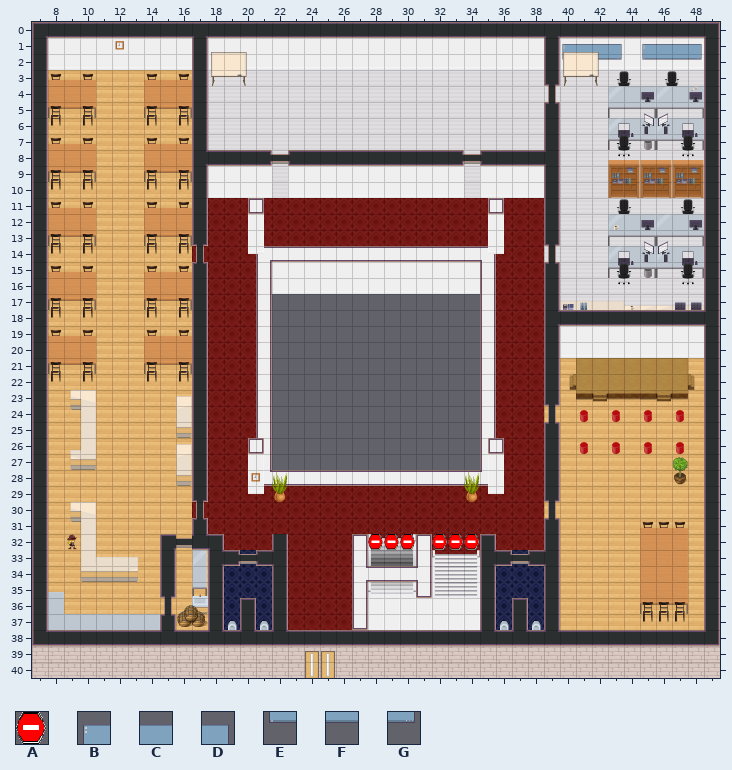
Tiled map -- office.tmx. Above, as it was before the edit.
Cells are 32x32 px. Shown: x 7..49, y 0..40.
Key: from "Chairs": A 8; from "WA_Miscellaneous": B 40, C 41, D 42, E 50, F 51, G 52.
_ is an empty cell, # one hidden under a higher layer.
Layers that did not change in this view are not listed.
Layer "StopSign" before, first column x 28:
24 __________
25 __________
26 __________
27 __________
28 __________
29 __________
30 __________
31 __________
32 AAA_AAA___
33 __________
34 __________
35 __________
Layer "Windows_Below" before, first column x 7:
0 ___________________________________________
1 _________________________________BCCD_BCCD_
2 _________________________________E#FG_EFFG_
3 ___________________________________________
4 ___________________________________________
5 ___________________________________________
Once edited:
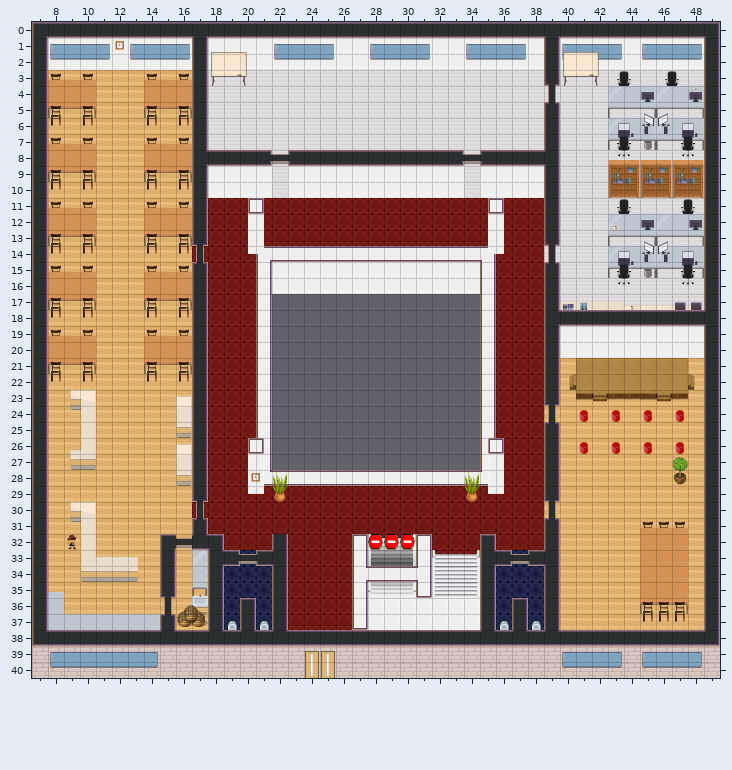
Tiles of an added or newly shown layer are drawn over the layers below it.
Edits made:
Changed rows in their new state; . is an unchanged cell.
Layer "StopSign":
first column x 32:
32 ___
Layer "Windows_Below":
first column x 8:
 1 BCCD.BCCD.....BCCD..BCCD..BCCD
 2 EFFG.EFFG.....EFFG..EFFG..EFFG
Layer "Windows_Above" (added):
first column x 8:
39 BCCCCCD.........................BCCD.BCCD
40 EFFFFFG.........................EFFG.EFFG
